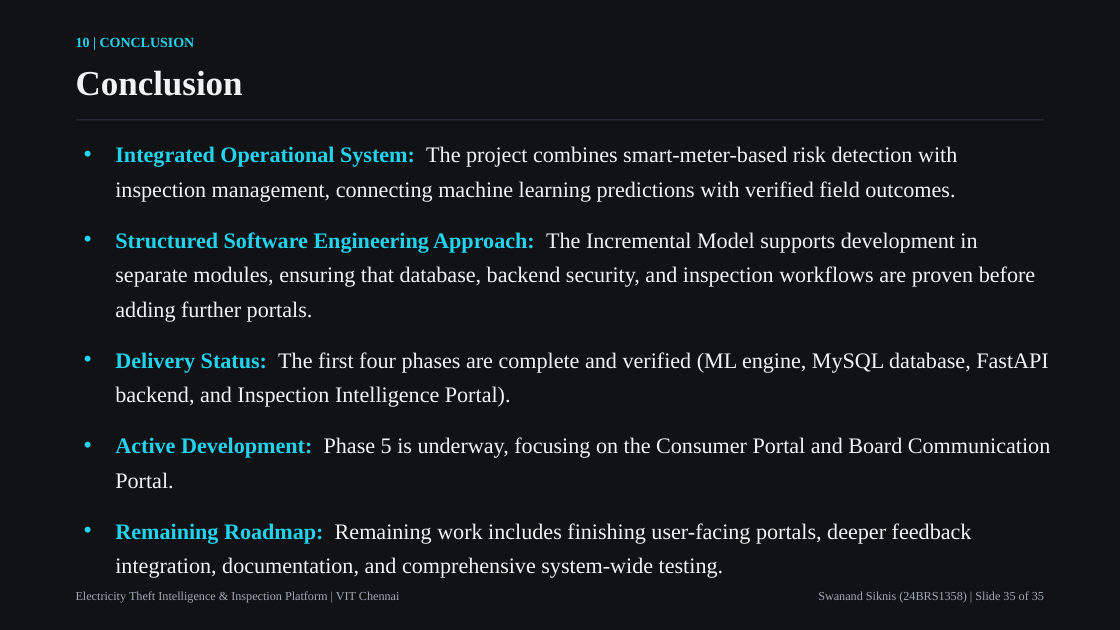
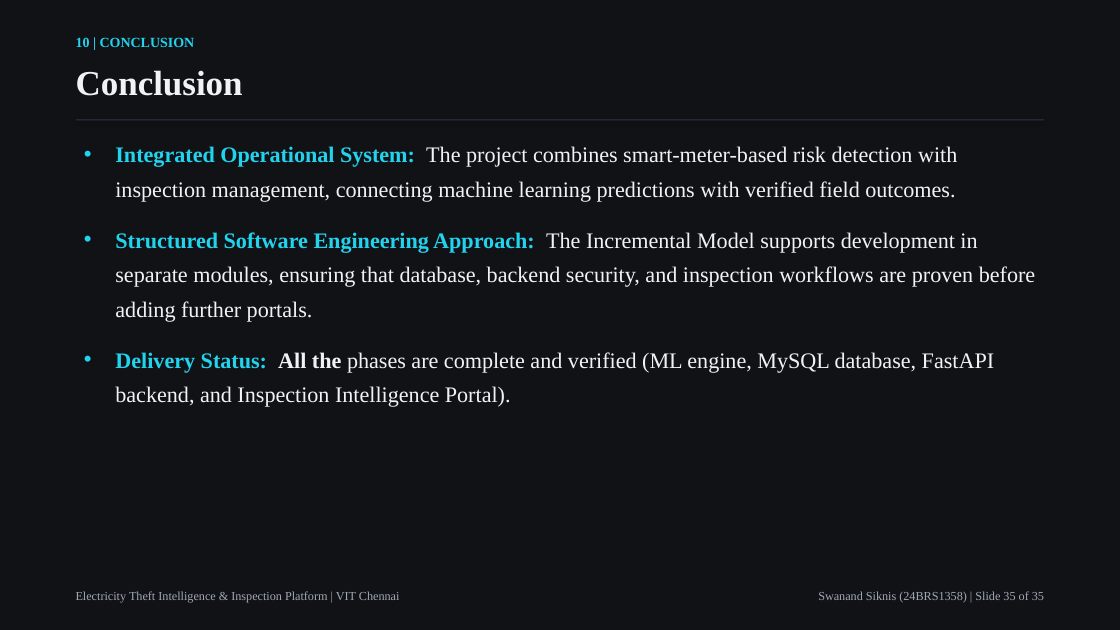
Before and after one commit to swanand70/PowerConnect_ML_Based_Electricity_Theft_Prediction, a slide deck: slide 33 of Electricity_Theft_Intelligence_Project_Presentation_Final.pptx (slide 34 before the commit). Drawn at 1120x630 pixels with LibreOffice and Linux fonts; fonts in the diff are those of the drawing. Boxes give left, top, right and bottom in pixels: in the first picture for what was removed or moved away, otherwise in the second. Text is boxed around its words. In the diff, an @@ line names an element or a change of style, - is before the commit and + after.

Commit message:
feat(billing): integrate Razorpay payment gateway, PDF invoice & receipt services, and portal UI updates

```diff
--- a/Electricity_Theft_Intelligence_Project_Presentation_Final.pptx
+++ b/Electricity_Theft_Intelligence_Project_Presentation_Final.pptx
@@ text at (115,352,994,407): text changed @@
-• Delivery Status: The first four phases are complete and verified (ML engine, MySQL database, FastAPI backend, and Inspection Intelligence Portal).
-• Active Development: Phase 5 is underway, focusing on the Consumer Portal and Board Communication Portal.
-• Remaining Roadmap: Remaining work includes finishing user-facing portals, deeper feedback integration, documentation, and comprehensive system-wide testing.
+• Delivery Status: All the phases are complete and verified (ML engine, MySQL database, FastAPI backend, and Inspection Intelligence Portal).
```
Also in this commit, not shown: 3 other slides changed, 1 slide removed, 43 other files.
